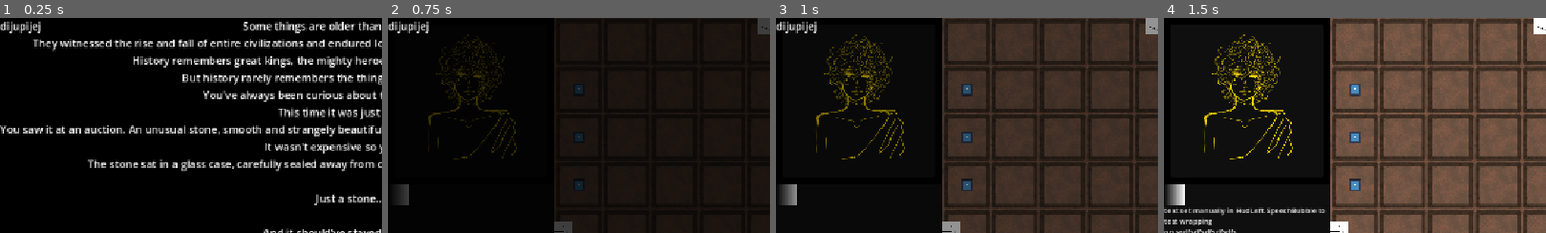
Above: before the commit, frames 1-4 (left to right).
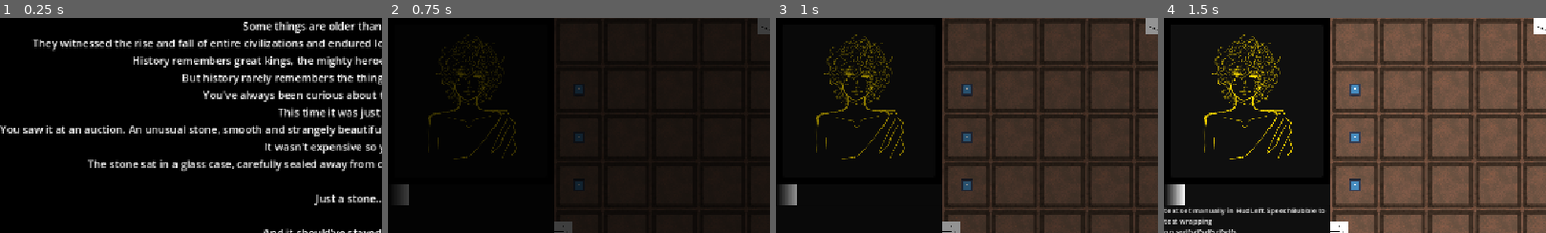
Above: after the commit, the same moments.

Repository: Wallted/ldjam-60
Game: Godot game, scene res://main.tscn
The game is run twice, just before and just after one commit, with the same random seed, the same clock (stepped at 60 frames per second) and the same inputs. The engine's default icon, where the game draws it, is replaced by a stand-in: a white triangle on a blue panel in a dark square.
Inputs (mouse positions are % of the whole screen's width and height, from its top left):
- Up to frame 1 (0.25 s): no input
- Up to frame 2 (0.75 s): click "next" at 0.5 s
- Up to frame 3 (1 s): no input
- Up to frame 4 (1.5 s): move the mouse to (72, 45) at 1.27 s; hold W from 1.28 s (still down); tap R (rotate) at 1.35 s; click (72, 45) at 1.42 s
The pictures show only the part of the screen within x 0-50%, y 0-50%; the shares and areas given below are measured in that part.

The runs differ from the first frame. In frame 1, 0.4% of the frame differs, in the area x 0-11%, y 1-8%; in frame 2, 0.4%; in frame 3, 0.4%; in frame 4, nothing differs.

Commit message:
ui improvements
Signed-off-by: Grzegorz Choinski <grzegorzchoinski97@gmail.com>

Diff:
--- a/game_state.gd
+++ b/game_state.gd
@@ -21,6 +21,8 @@
 var skip_button: Button
 
 var zoom_tween_value : float = 0.5
+
+var button_tween: Tween
 
 func _ready() -> void:
 	var main = (get_tree().get_current_scene() as Node)
@@ -52,6 +54,12 @@
 
 func enable_cutscene():
 	state = GameState.State.CUTSCENE
+	if button_tween:
+		button_tween.kill()
+	button_tween = get_tree().create_tween()
+	skip_button.modulate.a = 0.0
+	button_tween.tween_property(skip_button, "modulate:a", 0.0, 1.5)
+	button_tween.tween_property(skip_button, "modulate:a", Color.WHITE.a, 0.5)
 	skip_button.visible = true
 	if not skip_button.is_connected('pressed', disable_cutscene):
 		skip_button.pressed.connect(disable_cutscene)
--- a/main.tscn
+++ b/main.tscn
@@ -61,8 +61,13 @@
 [node name="Help" parent="CanvasLayer/HUD" unique_id=2005726561 instance=ExtResource("6_dg77c")]
 top_level = true
 layout_mode = 0
+anchors_preset = 0
+anchor_right = 0.0
+anchor_bottom = 0.0
 offset_right = 900.0
 offset_bottom = 648.0
+grow_horizontal = 1
+grow_vertical = 1
 
 [node name="Label" type="Label" parent="CanvasLayer/HUD" unique_id=1901270043]
 layout_mode = 1
@@ -162,12 +167,6 @@
 grow_vertical = 0
 text = "next"
 
-[node name="Label" type="Label" parent="CanvasLayer/TitleScreen" unique_id=1040147722]
-layout_mode = 0
-offset_right = 40.0
-offset_bottom = 23.0
-text = "dijupijej"
-
 [node name="SkipButton" type="Button" parent="CanvasLayer" unique_id=966491088]
 visible = false
 z_index = -1
@@ -176,13 +175,14 @@
 anchor_top = 0.5
 anchor_right = 0.5
 anchor_bottom = 0.5
-offset_left = -53.5
-offset_top = -15.5
-offset_right = 53.5
-offset_bottom = 15.5
-grow_horizontal = 2
-grow_vertical = 2
-text = "SKIP DIALOG"
+offset_left = 46.0
+offset_top = 242.0
+offset_right = 313.5
+offset_bottom = 314.5
+grow_horizontal = 2
+grow_vertical = 2
+theme_override_font_sizes/font_size = 30
+text = "PROCEED"
 
 [node name="PathSegmentHeadMasterWorkaroundAnimatorSingleton" parent="." unique_id=178939412 instance=ExtResource("5_lquwl")]
 visible = false
